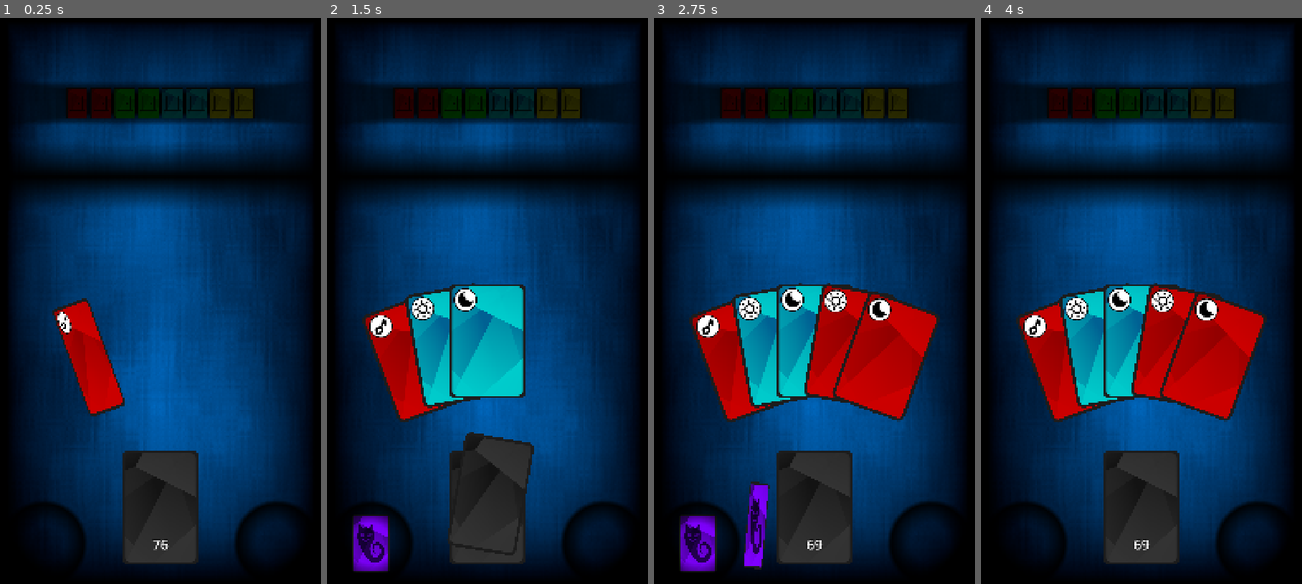
Above: before the commit, frames 1-4 (left to right).
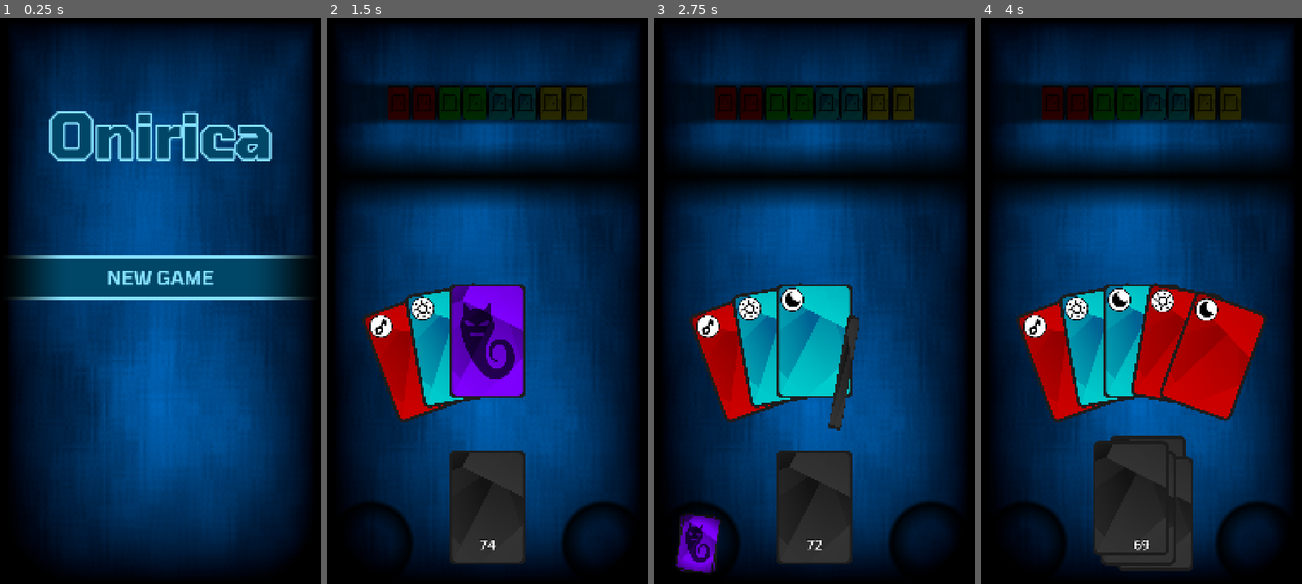
Above: after the commit, the same moments.

Repository: marcopar/Onirica
Game: Godot game, scene res://scenes/main_menu/main_menu.tscn
The game is run twice, just before and just after one commit, with the same random seed, the same clock (stepped at 60 frames per second) and the same inputs. Before the commit the project starts from res://scenes/main/main.tscn.
Inputs (mouse positions are in pixels of both pictures, inside the frame that each line leads up to):
- Up to frame 1 (0.25 s): no input
- Up to frame 2 (1.5 s): click (487, 278) at 0.5 s, where only the run after the commit has a clickable "NEW GAME"; tap Enter at 1.25 s; drag from (487, 510) to (487, 176) at 1.27 s
- Up to frame 3 (2.75 s): drag from (814, 176) to (814, 510) at 2.02 s
- Up to frame 4 (4 s): move the mouse to (1025, 544) at 2.77 s; click (1025, 544) at 2.92 s; drag from (1151, 499) to (1141, 176) at 3.52 s

The runs differ from the first frame. In frame 1, 27% of the frame differs, in the area x 4-97%, y 11-97%; in frame 2, 7.5%; in frame 3, 9.8%; in frame 4, 3.8%.

Commit message:
main menu and other adjustments

Diff:
--- a/project/project.godot
+++ b/project/project.godot
@@ -11,7 +11,7 @@
 [application]
 
 config/name="Onirica"
-run/main_scene="res://scenes/main/main.tscn"
+run/main_scene="uid://djaj5qaevc02v"
 config/features=PackedStringArray("4.5", "Mobile")
 config/icon="res://icon.svg"
 
--- a/project/scenes/common/round_button.tscn
+++ b/project/scenes/common/round_button.tscn
@@ -2,7 +2,7 @@
 
 [ext_resource type="Script" uid="uid://cv7ctqkb2bl5v" path="res://scenes/common/round_button.gd" id="1_03xdq"]
 [ext_resource type="Texture2D" uid="uid://c38rjp8p3aj6j" path="res://assets/sprites/icons/discard_5.png" id="2_0pi4w"]
-[ext_resource type="Gradient" uid="uid://bku5rcu7ieurn" path="res://scenes/limbo_discart_gradient.tres" id="3_kqmhw"]
+[ext_resource type="Gradient" uid="uid://bku5rcu7ieurn" path="res://scenes/limbo_discard_gradient.tres" id="3_kqmhw"]
 
 [sub_resource type="CircleShape2D" id="CircleShape2D_ljo08"]
 radius = 100.0
--- a/project/scenes/discard/discard.tscn
+++ b/project/scenes/discard/discard.tscn
@@ -1,7 +1,7 @@
 [gd_scene load_steps=8 format=3 uid="uid://bnxsoiggcrqk"]
 
 [ext_resource type="Script" uid="uid://df7kpmryjeb8u" path="res://scenes/discard/discard.gd" id="1_h4lno"]
-[ext_resource type="Gradient" uid="uid://bku5rcu7ieurn" path="res://scenes/limbo_discart_gradient.tres" id="2_em7rx"]
+[ext_resource type="Gradient" uid="uid://bku5rcu7ieurn" path="res://scenes/limbo_discard_gradient.tres" id="2_em7rx"]
 
 [sub_resource type="Gradient" id="Gradient_auh55"]
 colors = PackedColorArray(1, 1, 1, 1, 0, 0, 0, 1)
--- a/project/scenes/doorspanel/doors_panel.tscn
+++ b/project/scenes/doorspanel/doors_panel.tscn
@@ -26,51 +26,51 @@
 centered = false
 
 [node name="DoorContainer" type="Node2D" parent="Background"]
-position = Vector2(65, 22)
+position = Vector2(34, 17)
 
 [node name="D1" parent="Background/DoorContainer" instance=ExtResource("2_6jafe")]
-scale = Vector2(0.275, 0.275)
+scale = Vector2(0.3, 0.3)
 
 [node name="D2" parent="Background/DoorContainer" instance=ExtResource("2_6jafe")]
-position = Vector2(80, 0)
-scale = Vector2(0.275, 0.275)
+position = Vector2(85, 0)
+scale = Vector2(0.3, 0.3)
 
 [node name="D3" parent="Background/DoorContainer" instance=ExtResource("2_6jafe")]
-position = Vector2(160, 0)
-scale = Vector2(0.275, 0.275)
+position = Vector2(170, 0)
+scale = Vector2(0.3, 0.3)
 
 [node name="D4" parent="Background/DoorContainer" instance=ExtResource("2_6jafe")]
-position = Vector2(240, 0)
-scale = Vector2(0.275, 0.275)
+position = Vector2(255, 0)
+scale = Vector2(0.3, 0.3)
 
 [node name="D5" parent="Background/DoorContainer" instance=ExtResource("2_6jafe")]
-position = Vector2(320, 0)
-scale = Vector2(0.275, 0.275)
+position = Vector2(340, 0)
+scale = Vector2(0.3, 0.3)
 
 [node name="D6" parent="Background/DoorContainer" instance=ExtResource("2_6jafe")]
-position = Vector2(400, 0)
-scale = Vector2(0.275, 0.275)
+position = Vector2(425.00003, 0)
+scale = Vector2(0.3, 0.3)
 
 [node name="D7" parent="Background/DoorContainer" instance=ExtResource("2_6jafe")]
-position = Vector2(480, 0)
-scale = Vector2(0.275, 0.275)
+position = Vector2(510, 0)
+scale = Vector2(0.3, 0.3)
 
 [node name="D8" parent="Background/DoorContainer" instance=ExtResource("2_6jafe")]
-position = Vector2(560, 0)
-scale = Vector2(0.275, 0.275)
+position = Vector2(595, 0)
+scale = Vector2(0.3, 0.3)
 
 [node name="D9" parent="Background/DoorContainer" instance=ExtResource("2_6jafe")]
-position = Vector2(640, 0)
-scale = Vector2(0.275, 0.275)
+position = Vector2(680, 0)
+scale = Vector2(0.3, 0.3)
 
 [node name="D10" parent="Background/DoorContainer" instance=ExtResource("2_6jafe")]
-position = Vector2(720, 0)
-scale = Vector2(0.275, 0.275)
+position = Vector2(765, 0)
+scale = Vector2(0.3, 0.3)
 
 [node name="D11" parent="Background/DoorContainer" instance=ExtResource("2_6jafe")]
-position = Vector2(800, 0)
-scale = Vector2(0.275, 0.275)
+position = Vector2(850, 0)
+scale = Vector2(0.3, 0.3)
 
 [node name="D12" parent="Background/DoorContainer" instance=ExtResource("2_6jafe")]
-position = Vector2(880, 0)
-scale = Vector2(0.275, 0.275)
+position = Vector2(935.00006, 0)
+scale = Vector2(0.3, 0.3)
--- a/project/scenes/limbo/limbo.tscn
+++ b/project/scenes/limbo/limbo.tscn
@@ -1,7 +1,7 @@
 [gd_scene load_steps=6 format=3 uid="uid://dbcm0qgdsw0l7"]
 
 [ext_resource type="Script" uid="uid://dul15h7bxc8pn" path="res://scenes/limbo/limbo.gd" id="1_ibssl"]
-[ext_resource type="Gradient" uid="uid://bku5rcu7ieurn" path="res://scenes/limbo_discart_gradient.tres" id="2_g61vg"]
+[ext_resource type="Gradient" uid="uid://bku5rcu7ieurn" path="res://scenes/limbo_discard_gradient.tres" id="2_g61vg"]
 
 [sub_resource type="CircleShape2D" id="CircleShape2D_5ngh6"]
 radius = 145.0
--- a/project/scenes/main/main.tscn
+++ b/project/scenes/main/main.tscn
@@ -1,7 +1,7 @@
 [gd_scene load_steps=12 format=3 uid="uid://bqghirh8g0ov4"]
 
 [ext_resource type="Script" uid="uid://dvvxyb2g3i2fx" path="res://scenes/main/main.gd" id="1_xny0v"]
-[ext_resource type="Texture2D" uid="uid://b1gjt3rpk4sc3" path="res://assets/sprites/cards/background.png" id="2_ec000"]
+[ext_resource type="Texture2D" uid="uid://b1gjt3rpk4sc3" path="res://assets/sprites/backgrounds/background.png" id="2_ec000"]
 [ext_resource type="PackedScene" uid="uid://kpjmqglw46ry" path="res://scenes/deck/deck.tscn" id="3_25a8g"]
 [ext_resource type="PackedScene" uid="uid://cau3cr0g51h8p" path="res://scenes/labyrinth/labyrinth.tscn" id="4_qul2u"]
 [ext_resource type="PackedScene" uid="uid://bnxsoiggcrqk" path="res://scenes/discard/discard.tscn" id="5_korep"]
--- /dev/null
+++ b/project/scenes/main_menu/button_theme.tres
@@ -0,0 +1,3 @@
+[gd_resource type="Theme" format=3 uid="uid://d7dw52vplolx"]
+
+[resource]
--- /dev/null
+++ b/project/scenes/main_menu/main_menu.gd
@@ -0,0 +1,8 @@
+extends Control
+
+class_name MainMenu
+
+const MAIN = preload("uid://bqghirh8g0ov4")
+
+func _on_new_game_pressed() -> void:
+	get_tree().change_scene_to_packed(MAIN)
--- /dev/null
+++ b/project/scenes/main_menu/main_menu.tscn
@@ -0,0 +1,89 @@
+[gd_scene load_steps=10 format=3 uid="uid://djaj5qaevc02v"]
+
+[ext_resource type="Texture2D" uid="uid://b1gjt3rpk4sc3" path="res://assets/sprites/backgrounds/background.png" id="1_fsom3"]
+[ext_resource type="Script" uid="uid://da72kpgvvda5m" path="res://scenes/main_menu/main_menu.gd" id="1_uqeha"]
+[ext_resource type="FontFile" uid="uid://ocls0l48n0q2" path="res://assets/sprites/gui/Tomorrow-Bold.ttf" id="2_ob46e"]
+[ext_resource type="FontFile" uid="uid://c6ajo7m7m2p0g" path="res://assets/sprites/gui/Tomorrow-SemiBold.ttf" id="4_uqeha"]
+[ext_resource type="StyleBox" uid="uid://bk0ptftk53l2t" path="res://scenes/main_menu/normal_button_style.tres" id="5_wem23"]
+
+[sub_resource type="LabelSettings" id="LabelSettings_0ebjn"]
+font = ExtResource("2_ob46e")
+font_size = 200
+font_color = Color(0, 0.2732794, 0.39949194, 1)
+outline_size = 31
+outline_color = Color(0.52647823, 0.88617295, 0.9999998, 1)
+
+[sub_resource type="CanvasItemMaterial" id="CanvasItemMaterial_wem23"]
+blend_mode = 3
+
+[sub_resource type="Gradient" id="Gradient_3ovsr"]
+interpolation_mode = 2
+offsets = PackedFloat32Array(0, 0.2, 0.8, 1)
+colors = PackedColorArray(0, 0, 0, 1, 1, 1, 1, 1, 0.9797255, 0.9797255, 0.9797255, 1, 0, 0, 0, 1)
+metadata/_snap_enabled = true
+metadata/_snap_count = 5
+
+[sub_resource type="GradientTexture2D" id="GradientTexture2D_5seab"]
+gradient = SubResource("Gradient_3ovsr")
+
+[node name="MainMenu" type="Control"]
+layout_mode = 3
+anchors_preset = 15
+anchor_right = 1.0
+anchor_bottom = 1.0
+grow_horizontal = 2
+grow_vertical = 2
+script = ExtResource("1_uqeha")
+
+[node name="Background" type="TextureRect" parent="."]
+layout_mode = 0
+offset_right = 40.0
+offset_bottom = 40.0
+texture = ExtResource("1_fsom3")
+
+[node name="VBoxContainer" type="VBoxContainer" parent="."]
+layout_mode = 1
+anchors_preset = 15
+anchor_right = 1.0
+anchor_bottom = 1.0
+grow_horizontal = 2
+grow_vertical = 2
+
+[node name="Title" type="Label" parent="VBoxContainer"]
+custom_minimum_size = Vector2(0, 800)
+layout_mode = 2
+text = "Onirica"
+label_settings = SubResource("LabelSettings_0ebjn")
+horizontal_alignment = 1
+vertical_alignment = 1
+
+[node name="NewGame" type="Button" parent="VBoxContainer"]
+custom_minimum_size = Vector2(0, 150)
+layout_mode = 2
+theme_override_colors/font_color = Color(0.5254902, 0.8862745, 1, 1)
+theme_override_colors/font_focus_color = Color(0.5254902, 0.8862745, 1, 1)
+theme_override_colors/font_pressed_color = Color(0.5254902, 0.8862745, 1, 1)
+theme_override_colors/font_hover_color = Color(0.5254902, 0.8862745, 1, 1)
+theme_override_colors/font_hover_pressed_color = Color(0.5254902, 0.8862745, 1, 1)
+theme_override_colors/font_disabled_color = Color(0.5254902, 0.8862745, 1, 1)
+theme_override_fonts/font = ExtResource("4_uqeha")
+theme_override_font_sizes/font_size = 64
+theme_override_styles/normal = ExtResource("5_wem23")
+theme_override_styles/pressed = ExtResource("5_wem23")
+theme_override_styles/hover = ExtResource("5_wem23")
+theme_override_styles/disabled = ExtResource("5_wem23")
+theme_override_styles/focus = ExtResource("5_wem23")
+text = "NEW GAME"
+
+[node name="Shade" type="TextureRect" parent="VBoxContainer/NewGame"]
+material = SubResource("CanvasItemMaterial_wem23")
+layout_mode = 1
+anchors_preset = 15
+anchor_right = 1.0
+anchor_bottom = 1.0
+grow_horizontal = 2
+grow_vertical = 2
+mouse_filter = 2
+texture = SubResource("GradientTexture2D_5seab")
+
+[connection signal="pressed" from="VBoxContainer/NewGame" to="." method="_on_new_game_pressed"]
--- /dev/null
+++ b/project/scenes/main_menu/normal_button_style.tres
@@ -0,0 +1,7 @@
+[gd_resource type="StyleBoxFlat" format=3 uid="uid://bk0ptftk53l2t"]
+
+[resource]
+bg_color = Color(0, 0.27450982, 0.4, 1)
+border_width_top = 10
+border_width_bottom = 10
+border_color = Color(0.5254902, 0.8862745, 1, 1)
Binary file added: project/assets/sprites/backgrounds/background.png
Not shown, changed: project/assets/sprites/backgrounds/background.png.import
Binary file added: project/assets/sprites/gui/Tomorrow-Bold.ttf
Not shown, added: project/assets/sprites/gui/Tomorrow-Bold.ttf.import
Binary file added: project/assets/sprites/gui/Tomorrow-Regular.ttf
Not shown, added: project/assets/sprites/gui/Tomorrow-Regular.ttf.import
Binary file added: project/assets/sprites/gui/Tomorrow-SemiBold.ttf
Not shown, added: project/assets/sprites/gui/Tomorrow-SemiBold.ttf.import
Binary file added: project/assets/sprites/gui/button_square_flat.png
Not shown, added: project/assets/sprites/gui/button_square_flat.png.import
Renamed: project/scenes/limbo_discart_gradient.tres -> project/scenes/limbo_discard_gradient.tres
Not shown, added: project/scenes/main_menu/main_menu.gd.uid
